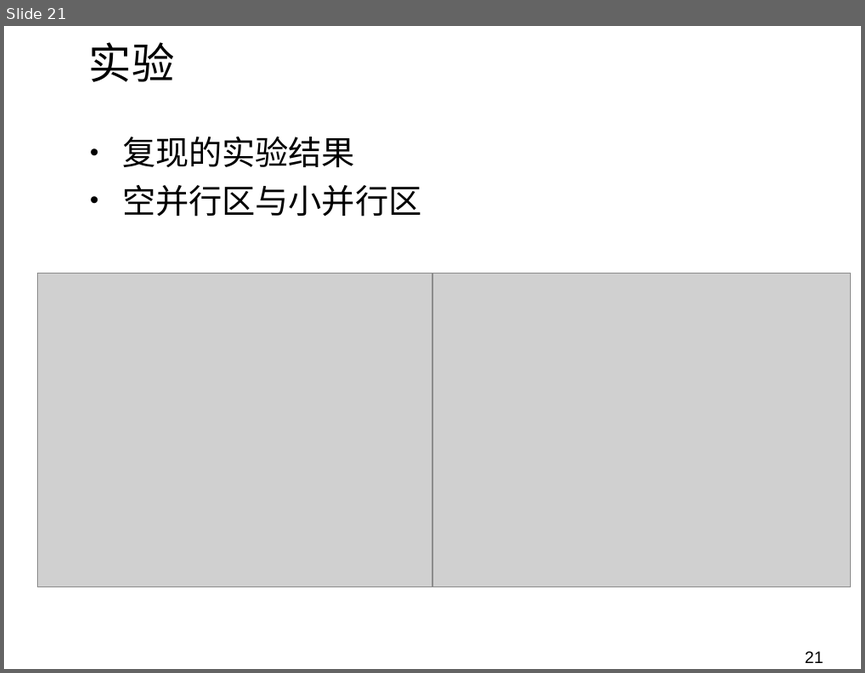
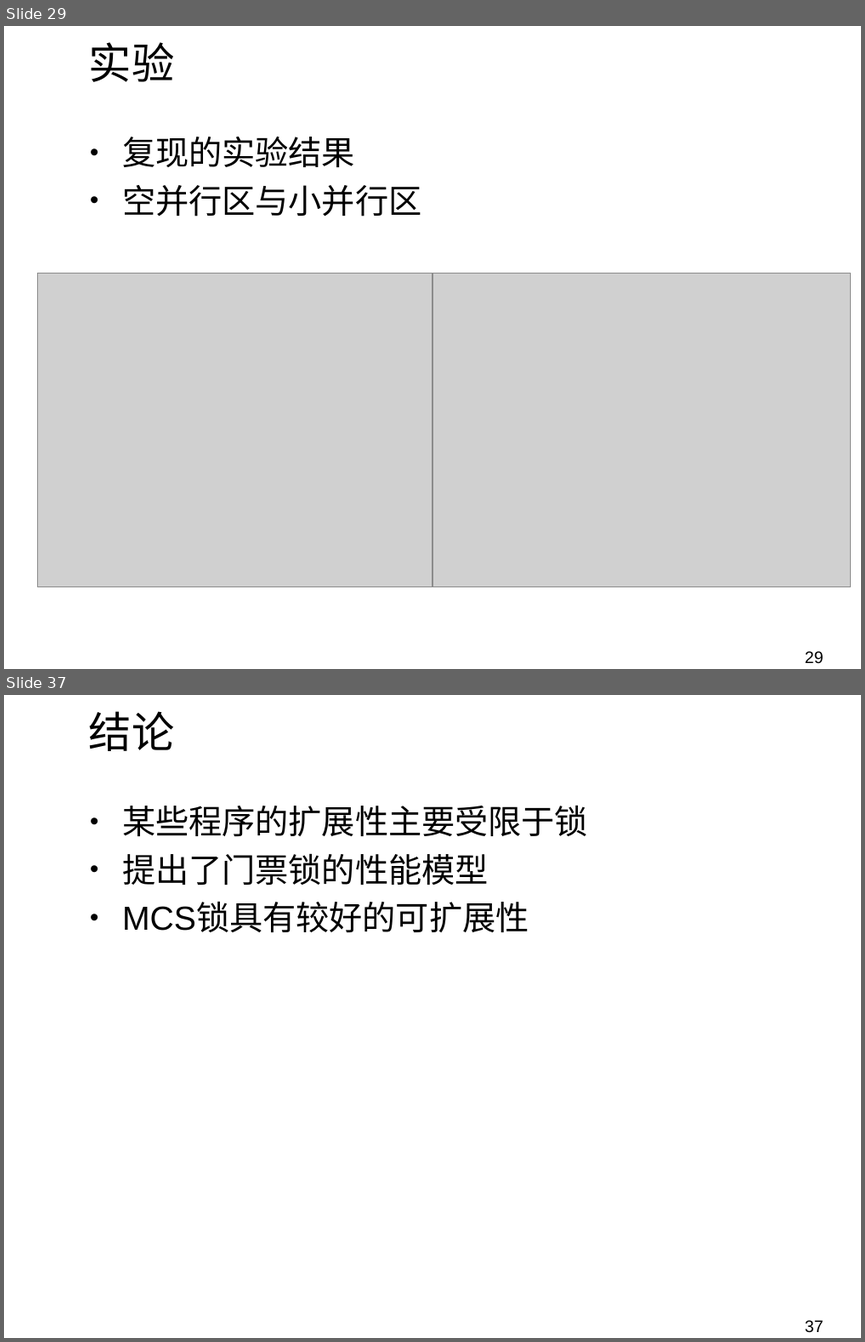
Before and after one commit to NIC0NIC0NI/OS_reports, a slide deck: Presentation.pptx. Shown one above the other, each under a label of ours: slide 21 before the commit, slides 29 and 37 after it; the slides between them are not shown. The pictures are 865x673 and 865x1342 pixels, drawn with LibreOffice and Linux fonts; fonts in the diff are those of the drawing; grey boxes stand for pictures; background and template pictures are left out. Boxes give left, top, right and bottom in pixels: in the first picture for what was removed or moved away, otherwise in the second. Text is boxed around its words. In the diff, an @@ line names an element or a change of style, - is before the commit and + after.

```diff
--- a/Presentation.pptx
+++ b/Presentation.pptx
@@ slide 37 added at [4, 695, 861, 1338], background picture (left out) @@
@@ title added at [89, 711, 175, 751], 36 pt, text #000000 @@
+结论
@@ text added at [122, 805, 588, 932], 28 pt, text #000000 @@
+• 某些程序的扩展性主要受限于锁
+• 提出了门票锁的性能模型
+• MCS锁具有较好的可扩展性
@@ page number added at [805, 1320, 823, 1333], 14 pt, text #000000 @@
+37
@@ what was slide 21 is now slide 29 @@
@@ page number at [805, 651, 823, 664]: text changed @@
-21
+29
```
Also in this commit, not shown: 6 slides changed, 25 other slides added.
